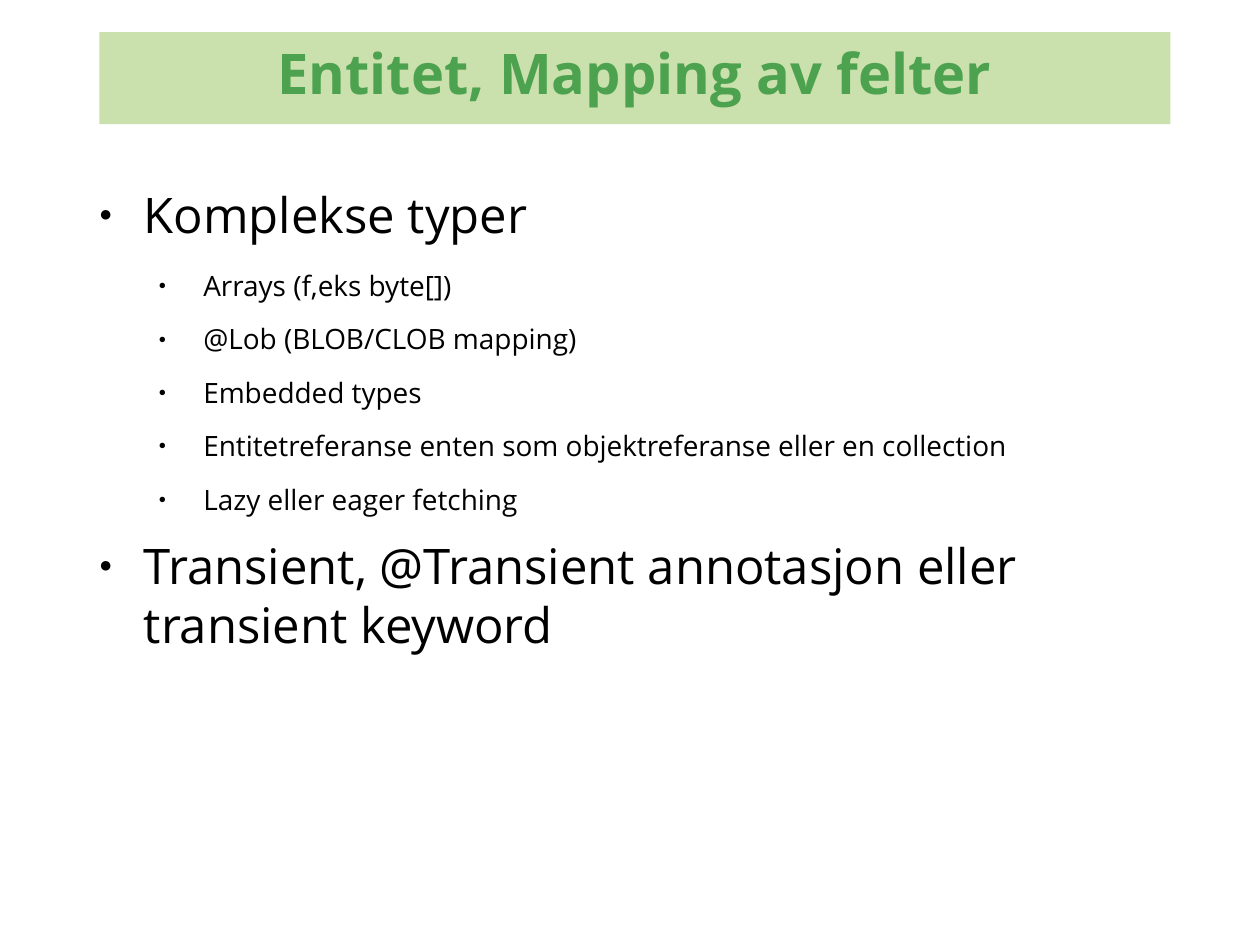
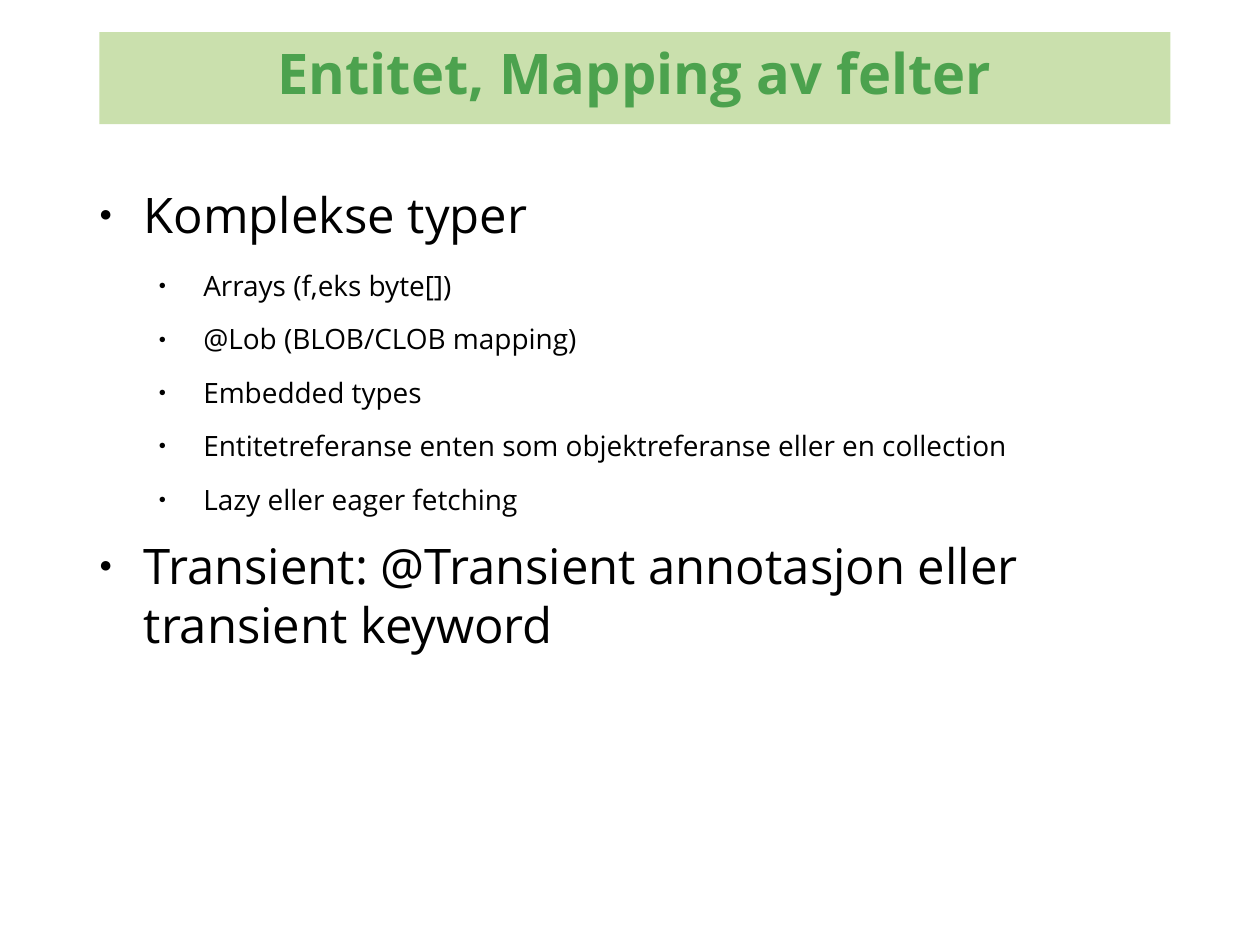
Before and after one commit to kenglxn/seam-maven-refimpl, a slide deck: slide 8 of sandbox/loo/jpa-continued/jpa-continued.odp (slide 7 before the commit). Drawn at 1260x945 pixels with LibreOffice and Linux fonts; fonts in the diff are those of the drawing; background and template pictures are left out. Boxes give left, top, right and bottom in pixels: in the first picture for what was removed or moved away, otherwise in the second. Text is boxed around its words. In the diff, an @@ line names an element or a change of style, - is before the commit and + after.

```diff
--- a/sandbox/loo/jpa-continued/jpa-continued.odp
+++ b/sandbox/loo/jpa-continued/jpa-continued.odp
@@ text at (144,546,1018,655): text changed @@
-● Transient, @Transient annotasjon eller transient keyword
+● Transient: @Transient annotasjon eller transient keyword
```
Also in this commit, not shown: 22 other slides changed, 6 slides added, 1 other file.
